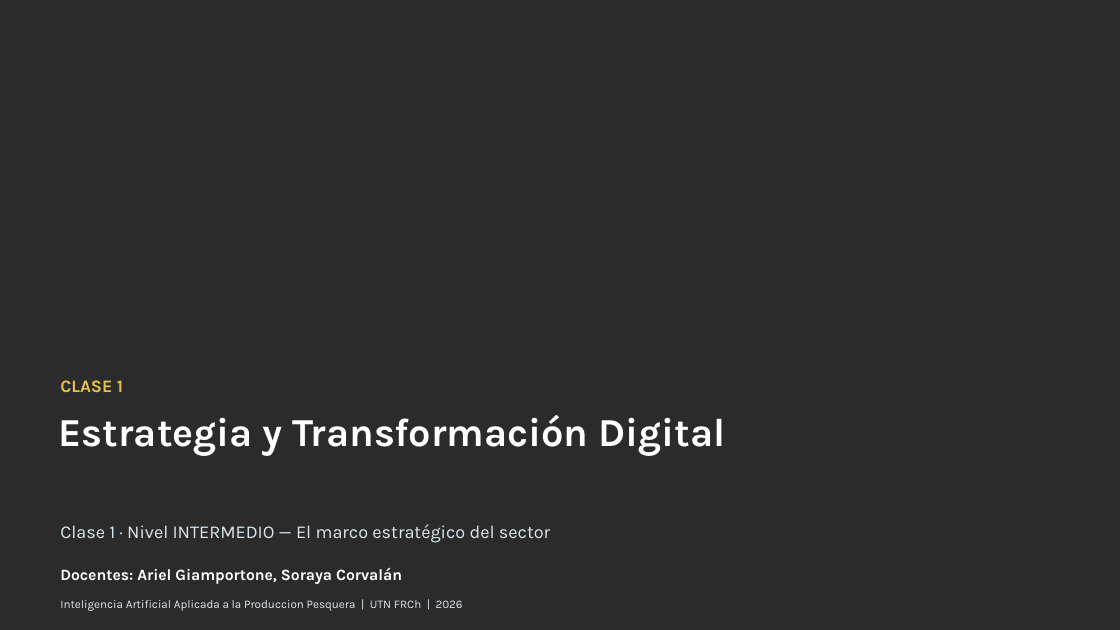
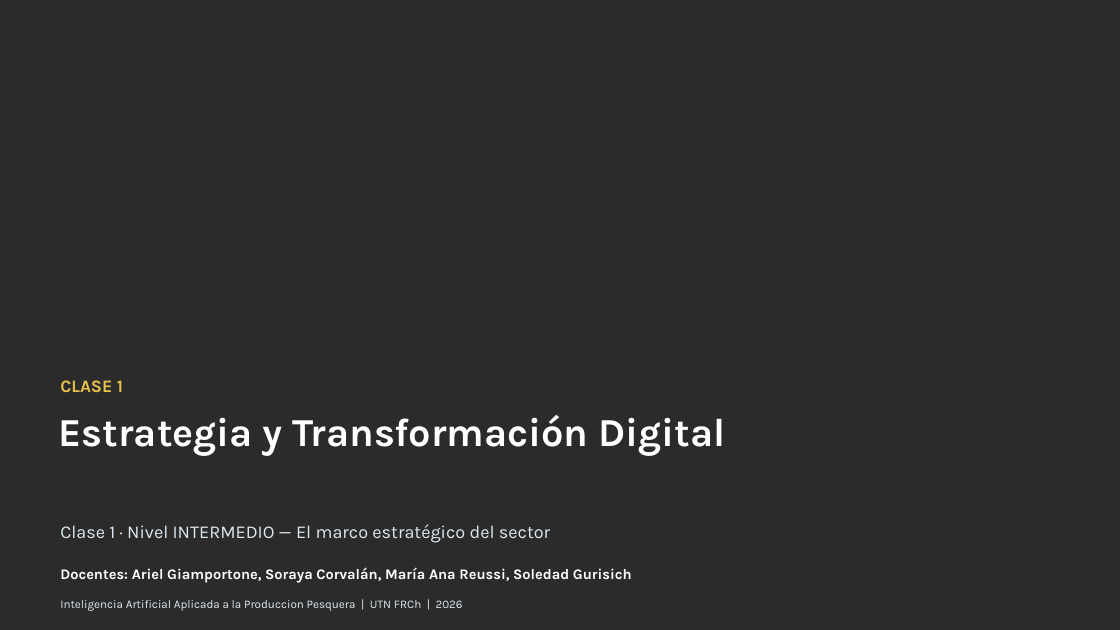
Before and after one commit to PesquerosEnIA/curso-ia-produccion-pesquera, a slide deck: slide 1 of clase_01_estrategia_transformacion/slides/slides_clase01_intermedio.pptx. Drawn at 1120x630 pixels with LibreOffice and Linux fonts; fonts in the diff are those of the drawing; background and template pictures are left out; a plain dark background stands for a picture behind light text. Boxes give left, top, right and bottom in pixels: in the first picture for what was removed or moved away, otherwise in the second. Text is boxed around its words. In the diff, an @@ line names an element or a change of style, - is before the commit and + after.

Commit message:
fix(slides): docentes por clase segun programa CFP oficial + PDFs regenerados

```diff
--- a/clase_01_estrategia_transformacion/slides/slides_clase01_intermedio.pptx
+++ b/clase_01_estrategia_transformacion/slides/slides_clase01_intermedio.pptx
@@ text at box(60, 567, 632, 583): text changed; size 13.5 to 12.5 pt @@
-Docentes: Ariel Giamportone, Soraya Corvalán
+Docentes: Ariel Giamportone, Soraya Corvalán, María Ana Reussi, Soledad Gurisich
```
Also in this commit, not shown: 44 other files.
